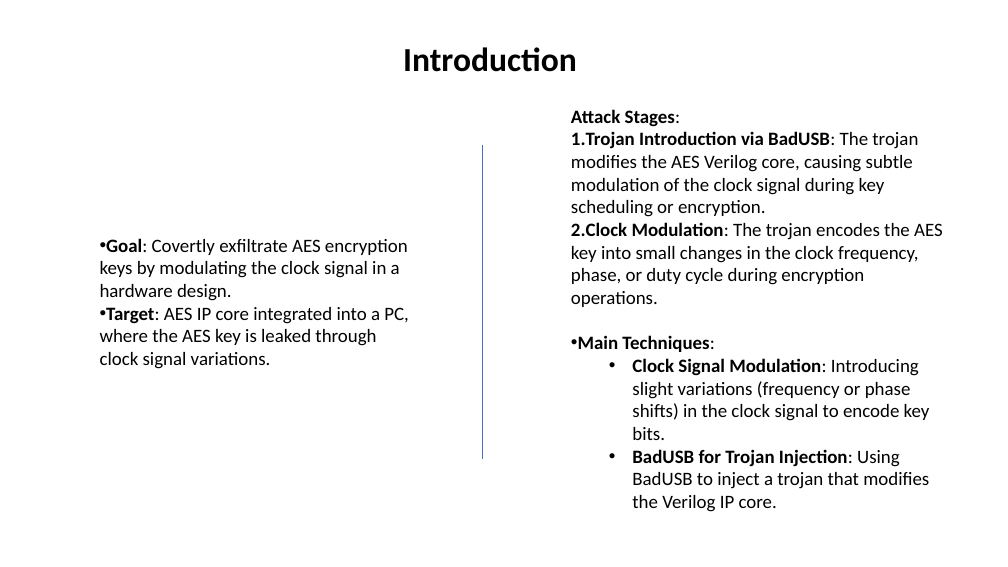
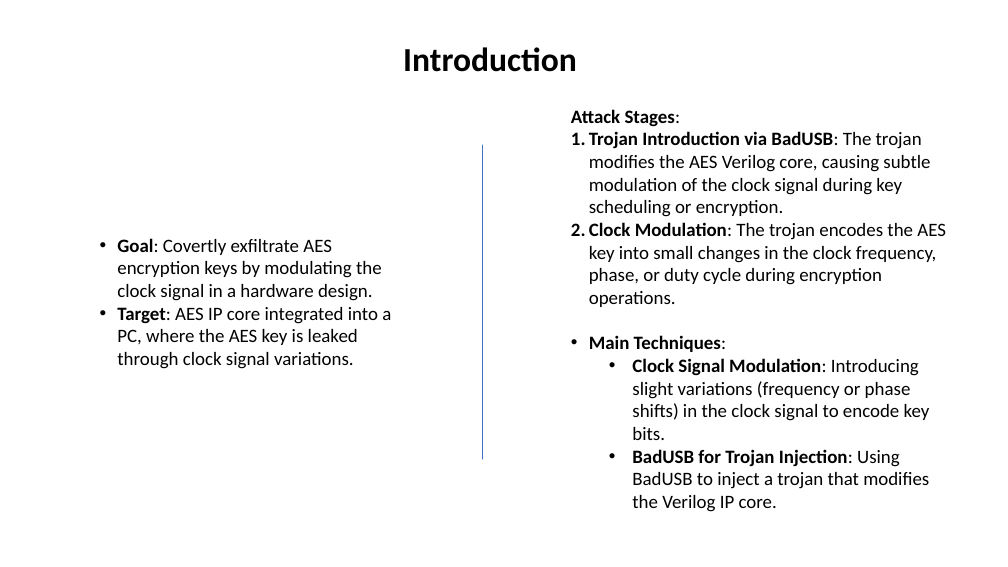
Before and after one commit to Lefteris-B/2024-CSAW, a slide deck: slide 21 of presentations/CSAW_2024_second_stage.pptx (slide 18 before the commit). Drawn at 1008x567 pixels with LibreOffice and Linux fonts; fonts in the diff are those of the drawing. Boxes give left, top, right and bottom in pixels: in the first picture for what was removed or moved away, otherwise in the second. Text is boxed around its words. In the diff, an @@ line names an element or a change of style, - is before the commit and + after.

```diff
--- a/presentations/CSAW_2024_second_stage.pptx
+++ b/presentations/CSAW_2024_second_stage.pptx
@@ text at <box>589,131,946,512</box>: indent changed @@
@@ text "Goal: Covertly exfiltrate AES encryption ..." at <box>117,238,391,369</box>: indent changed @@
```
Also in this commit, not shown: 12 other slides changed, 5 slides added, 4 other files.
